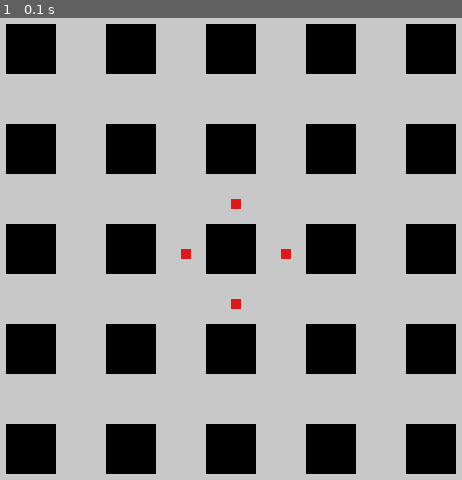
Above: before the commit, frame 1.
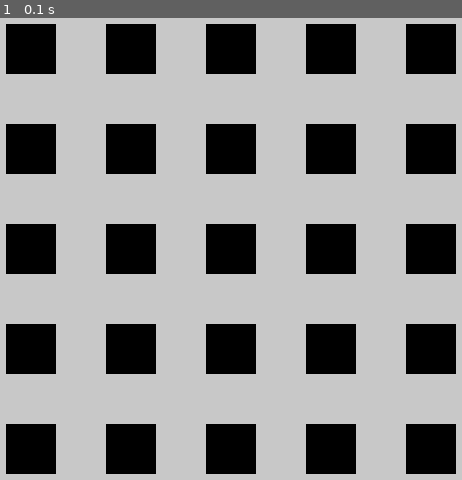
Above: after the commit, the same moment.

Repository: Quotas/PygameDev
Game: pygame game, started from src/Main.py
Same seed, same stepped clock (60 frames per second), same inputs: the game is played once before the commit and once after it. The source is Python 2; it was converted automatically to run under Python 3.
Inputs:
- Up to frame 1 (0.1 s): no input

The runs differ from the first frame. In frame 1, 0.2% of the frame differs, in the area x 39-63%, y 39-63%.

Commit message:
Generate each room neighbours.

Diff:
--- a/src/gen/GenLevel.py
+++ b/src/gen/GenLevel.py
@@ -17,15 +17,21 @@
         self.add_neighbours()
 
     def create_rooms(self):
-        self.level = [[(Room([0, 0, 0, 0])) for x in range(self.map_width)] for y in range(self.map_height)]
+        self.level = [[Room([0, 0, 0, 0]) for x in range(self.map_width)] for y in range(self.map_height)]
 
         # Level attributes
         print "Level x: ", len(self.level[0])
         print "Level y: ", len(self.level)
 
     def add_neighbours(self):
+
+        self.level = [[[random.randint(0, 1) for neighbour in self.level[x][y].neighbours] for x in range(self.map_width)] for y in range(self.map_height)]
+
+        # Create connections for the center room
+        """
         start_room = self.level[3][3]
         self.counter += 1
         print self.counter
         for neighbour in range(len(start_room.neighbours)):
             start_room.neighbours[neighbour] = random.randint(0, 1)
+        """
--- a/src/gen/Render.py
+++ b/src/gen/Render.py
@@ -8,17 +8,17 @@
 MAP_WIDTH = TILE_SIZE * NUM_OF_COLUMNS
 MAP_HEIGHT = TILE_SIZE * NUM_OF_ROWS
 
-
 class Render(object):
     def __init__(self):
         self.Level = GenLevel(5, 5, 5)
         self.game_window = pygame.display.set_mode((MAP_WIDTH, MAP_HEIGHT))
         self.render()
 
-        print "Initializing Render object: ", (self.Level.level[3][3].neighbours)
+        print "Initializing Render object: ", (self.Level.level[3][3])
 
     def render(self):
-        start_room = self.Level.level[3][3].neighbours
+        #start_room = self.Level.level[3][3].neighbours
+        print(self.Level.level[3][3])
         for row in range(MAP_HEIGHT):
             for column in range(MAP_WIDTH):
 
@@ -26,7 +26,7 @@
                 pygame.draw.rect(self.game_window, (200, 200, 200),
                                  (column * TILE_SIZE, row * TILE_SIZE,
                                   TILE_SIZE, TILE_SIZE), 25)
-
+"""
         # Draw paths
         for i in range(len(start_room)):
             def draw_path():
@@ -53,3 +53,4 @@
                     print("No Connection")
 
             draw_path()
+"""
